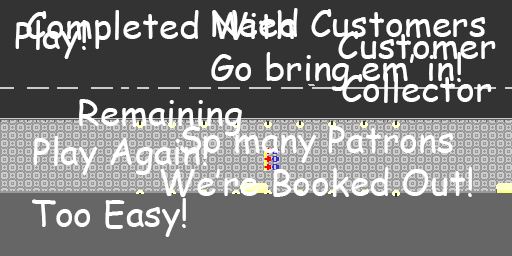
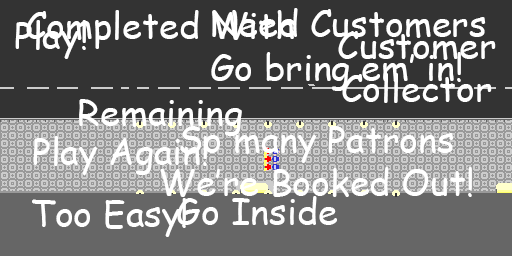
Layer changes from the first 512px x 256px image to the second:
added layer "Go Inside" in group "Dialog" over box(177, 196, 337, 225)
painted on "Door" over box(236, 181, 273, 194)
